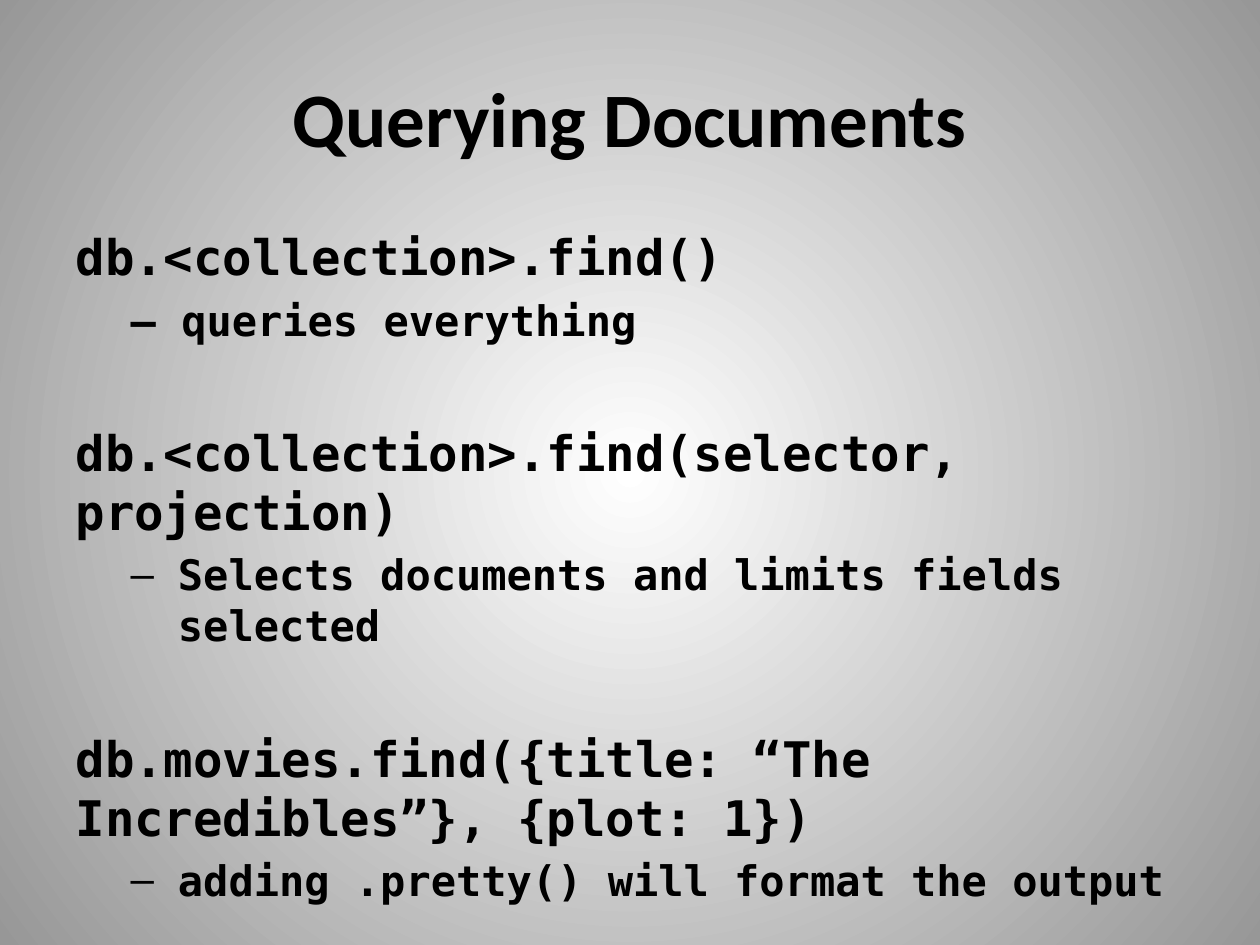
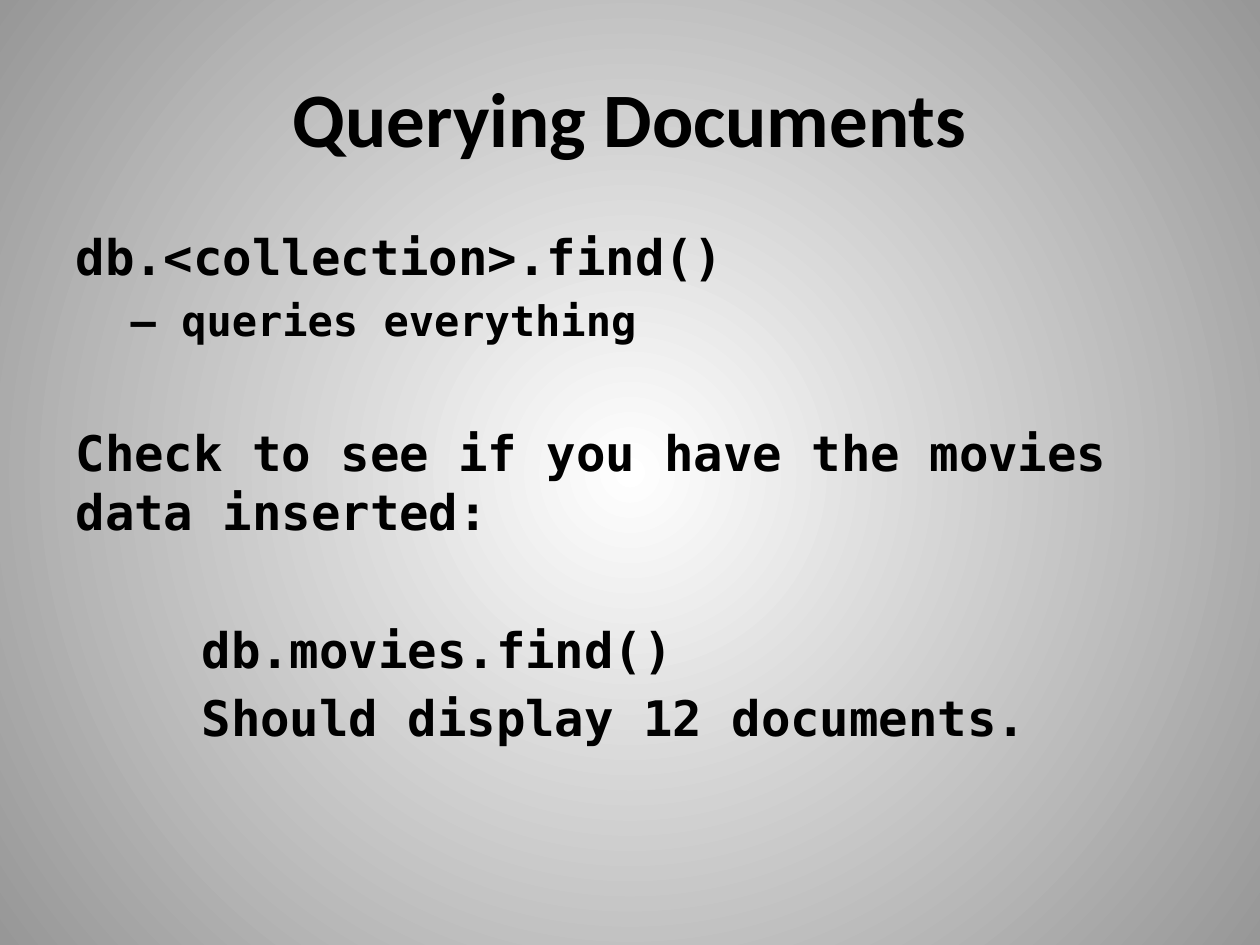
Before and after one commit to dvanvali/mongoDbPresentation, a slide deck: slide 11 of MongoDB.pptx (slide 12 before the commit). Drawn at 1260x945 pixels with LibreOffice and Linux fonts; fonts in the diff are those of the drawing. Boxes give left, top, right and bottom in pixels: in the first picture for what was removed or moved away, otherwise in the second. Text is boxed around its words. In the diff, an @@ line names an element or a change of style, - is before the commit and + after.

```diff
--- a/MongoDB.pptx
+++ b/MongoDB.pptx
@@ text at [76,431,1107,747]: text changed @@
-db.<collection>.find(selector, projection)
-  – Selects documents and limits fields selected
-db.movies.find({title: “The Incredibles”}, {plot: 1})
-  – adding .pretty() will format the output
+Check to see if you have the movies data inserted:
+db.movies.find()
+Should display 12 documents.
```
Also in this commit, not shown: 11 other slides changed, 8 slides added, 2 slides removed.
